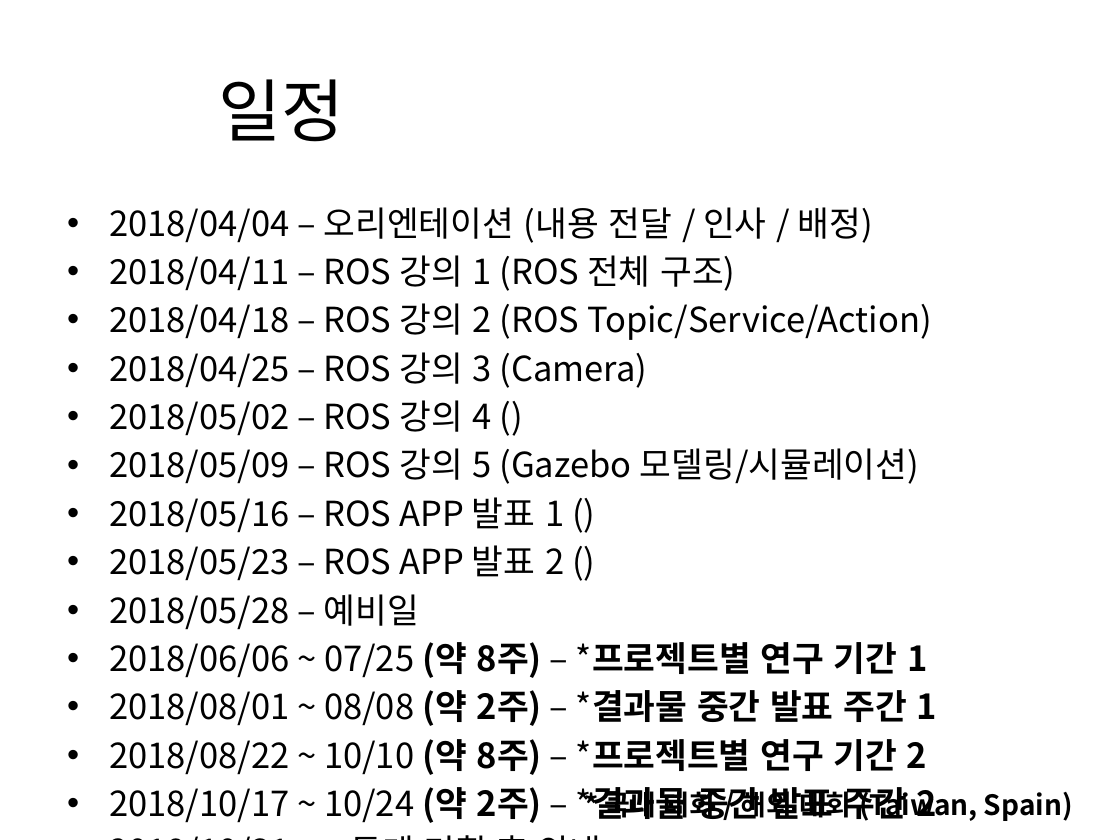
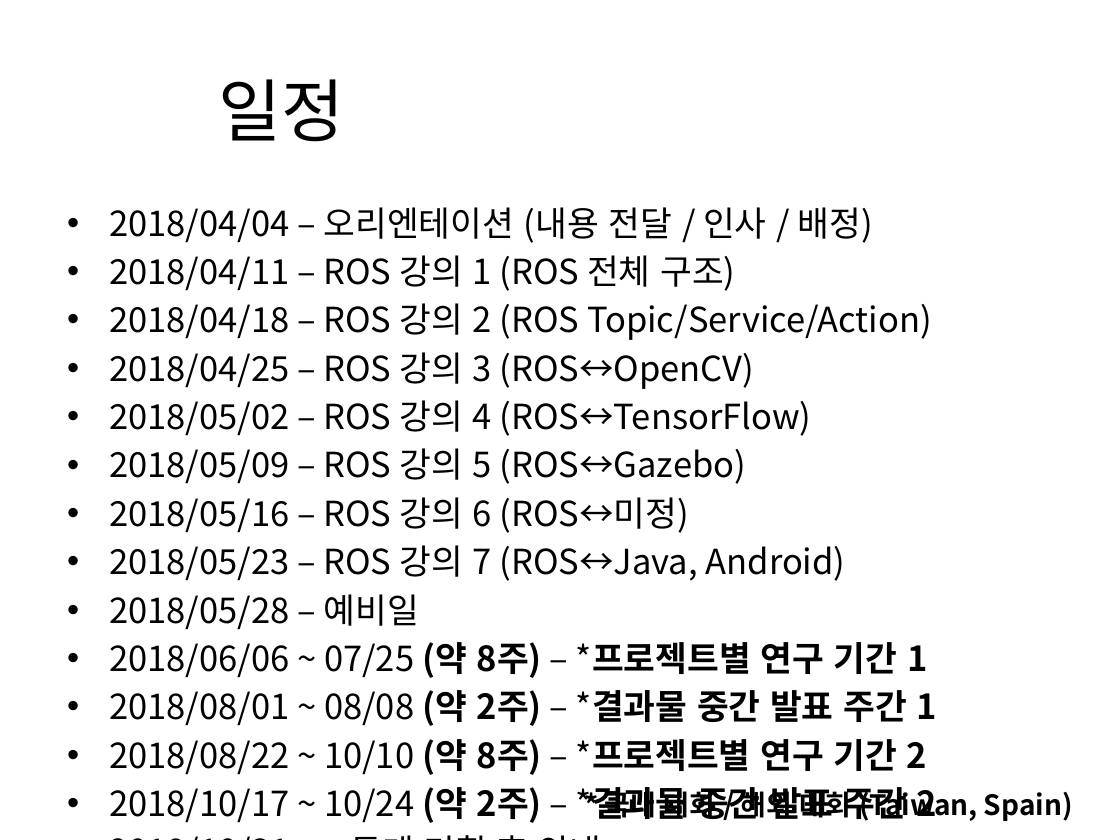
Before and after one commit to jeongam5785/documents, a slide deck: slide 5 of auturbo_2018_spring/auturbo_2018_spring_week1.pptx. Drawn at 1120x840 pixels with LibreOffice and Linux fonts; fonts in the diff are those of the drawing; background and template pictures are left out. Boxes give left, top, right and bottom in pixels: in the first picture for what was removed or moved away, otherwise in the second. Text is boxed around its words. In the diff, an @@ line names an element or a change of style, - is before the commit and + after.

```diff
--- a/auturbo_2018_spring/auturbo_2018_spring_week1.pptx
+++ b/auturbo_2018_spring/auturbo_2018_spring_week1.pptx
@@ text at (x1=109, y1=352, x2=846, y2=581): text changed @@
-• 2018/04/25 – ROS 강의 3 (Camera)
-• 2018/05/02 – ROS 강의 4 ()
-• 2018/05/09 – ROS 강의 5 (Gazebo 모델링/시뮬레이션)
-• 2018/05/16 – ROS APP 발표 1 ()
-• 2018/05/23 – ROS APP 발표 2 ()
+• 2018/04/25 – ROS 강의 3 (ROS↔OpenCV)
+• 2018/05/02 – ROS 강의 4 (ROS↔TensorFlow)
+• 2018/05/09 – ROS 강의 5 (ROS↔Gazebo)
+• 2018/05/16 – ROS 강의 6 (ROS↔미정)
+• 2018/05/23 – ROS 강의 7 (ROS↔Java, Android)
```
Also in this commit, not shown: 2 other slides changed.
